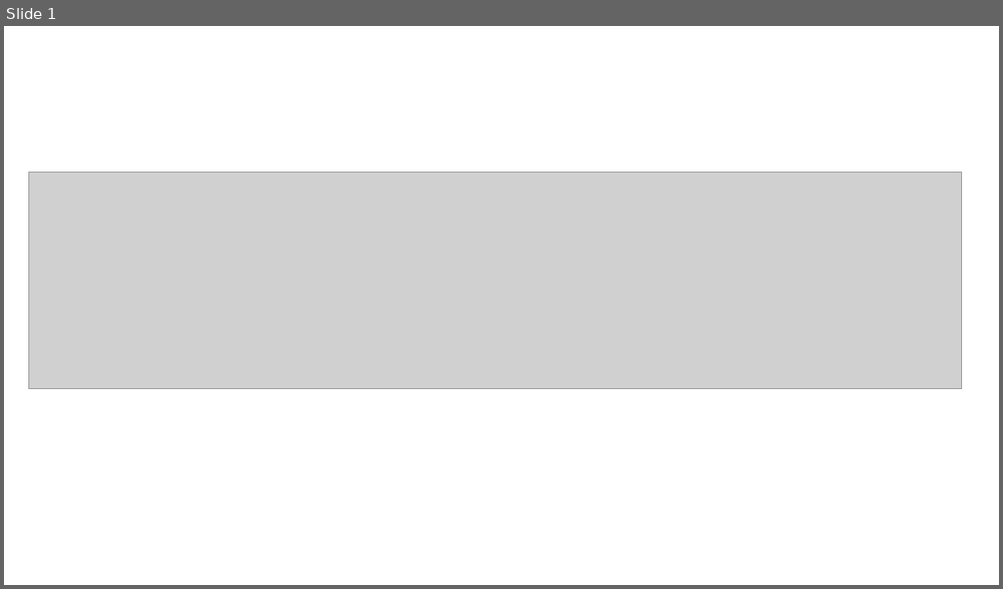
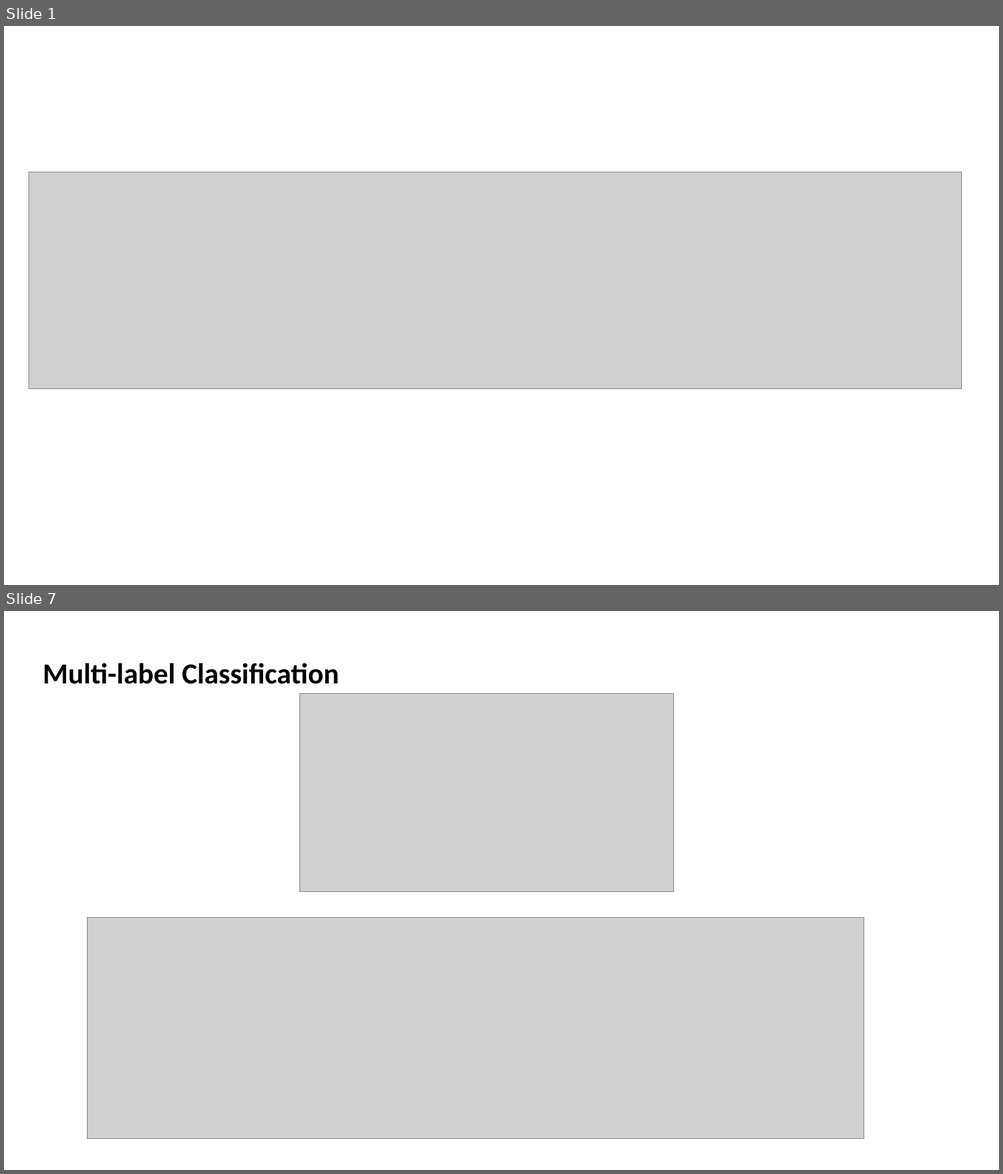
Before and after one commit to Tigerrr07/GNN-tiger, a slide deck: 4_SDNE/SDNEppt.pptx. Shown one above the other, each under a label of ours: slide 1 before the commit, slides 1 and 7 after it; the slides between them are not shown. The pictures are 1003x589 and 1003x1174 pixels, drawn with LibreOffice and Linux fonts; fonts in the diff are those of the drawing; grey boxes stand for pictures. Boxes give left, top, right and bottom in pixels: in the first picture for what was removed or moved away, otherwise in the second. Text is boxed around its words. In the diff, an @@ line names an element or a change of style, - is before the commit and + after.

```diff
--- a/4_SDNE/SDNEppt.pptx
+++ b/4_SDNE/SDNEppt.pptx
@@ slide 7 added at bbox=[4, 611, 999, 1170], background #FFFFFF @@
@@ text added at bbox=[42, 663, 338, 684], 28 pt, text #000000, bold @@
+Multi-label Classification
@@ picture added at bbox=[299, 694, 673, 892] @@
@@ picture added at bbox=[88, 917, 864, 1139] @@
```
Also in this commit, not shown: 1 slide changed, 7 other slides added, 1 slide removed, 2 other files.
